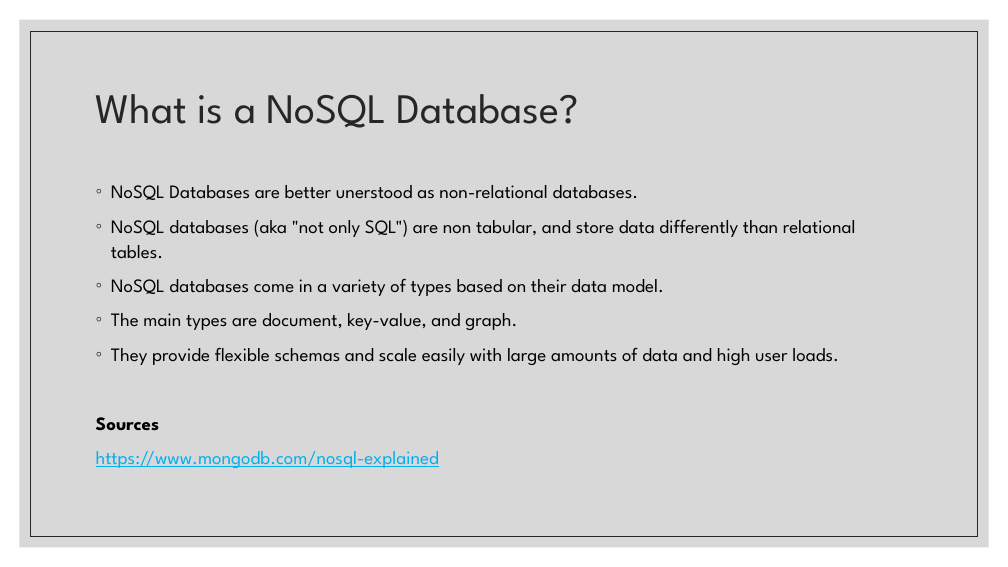
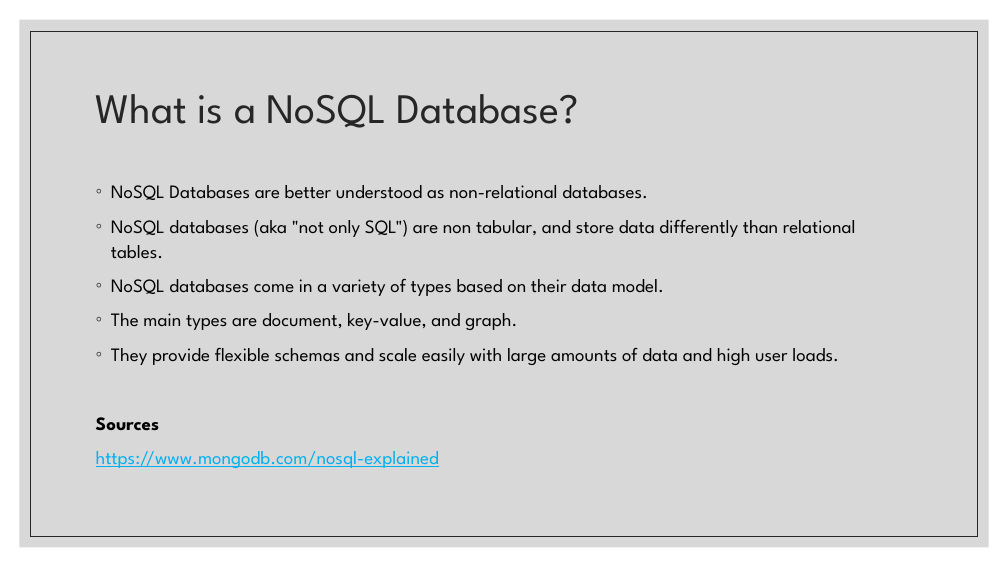
Before and after one commit to zackstotts/base-node-curriculum, a slide deck: slide 5 of unit_03/slides/01 Intro to MongoDB.pptx (slide 4 before the commit). Drawn at 1008x567 pixels with LibreOffice and Linux fonts; fonts in the diff are those of the drawing. Boxes give left, top, right and bottom in pixels: in the first picture for what was removed or moved away, otherwise in the second. Text is boxed around its words. In the diff, an @@ line names an element or a change of style, - is before the commit and + after.

```diff
--- a/unit_03/slides/01 Intro to MongoDB.pptx
+++ b/unit_03/slides/01 Intro to MongoDB.pptx
@@ text at [111, 185, 648, 200]: text changed @@
-◦ NoSQL Databases are better unerstood as non-relational databases.
+◦ NoSQL Databases are better understood as non-relational databases.
```
Also in this commit, not shown: 7 other slides changed, 28 slides added, 2 slides removed.
